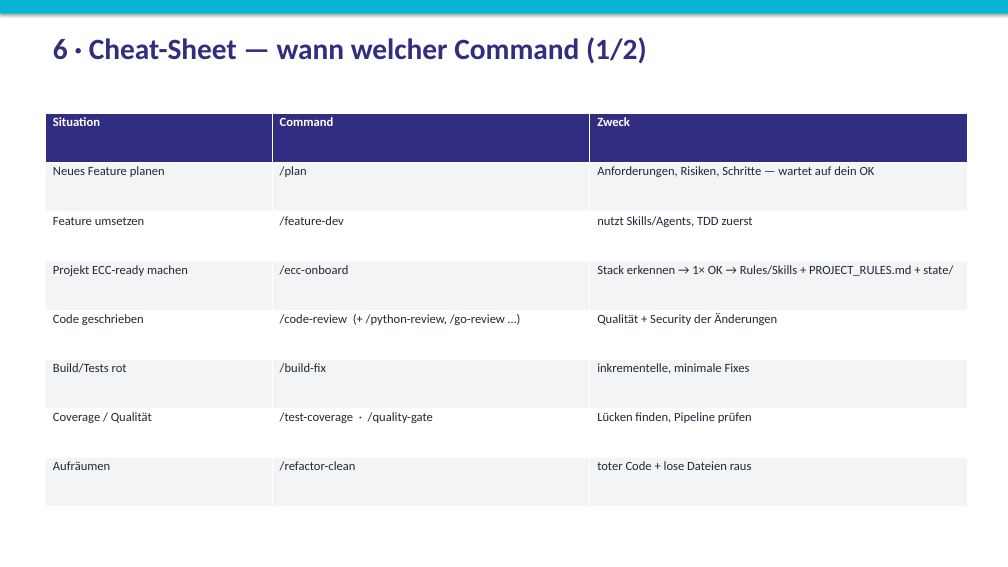
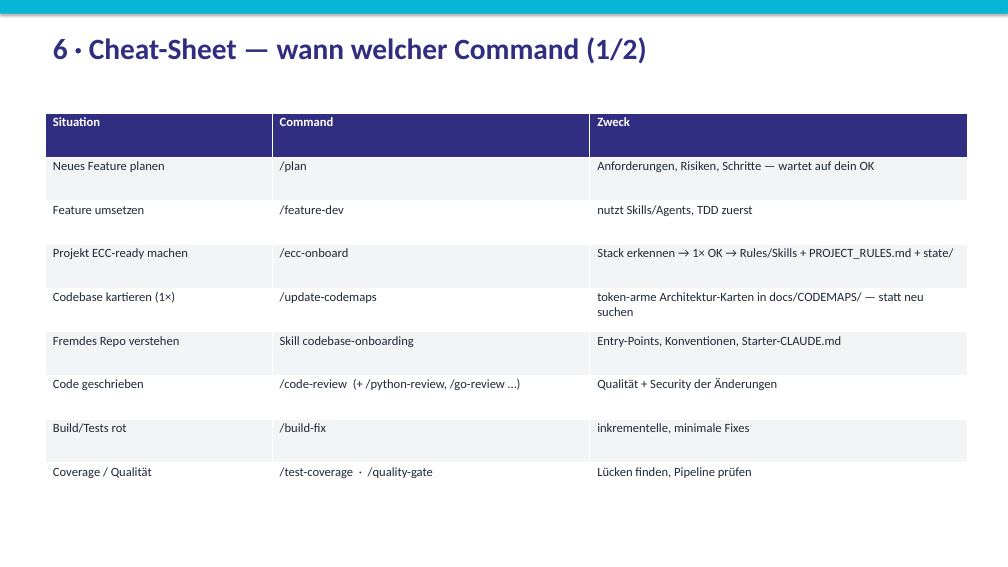
Before and after one commit to Paulee8155/Claude-Code-BestPractice, a slide deck: slide 8 of docs/ECC-Harness-Guide.de.pptx (slide 7 before the commit). Drawn at 1008x567 pixels with LibreOffice and Linux fonts; fonts in the diff are those of the drawing. Boxes give left, top, right and bottom in pixels: in the first picture for what was removed or moved away, otherwise in the second. Text is boxed around its words. In the diff, an @@ line names an element or a change of style, - is before the commit and + after.

```diff
--- a/docs/ECC-Harness-Guide.de.pptx
+++ b/docs/ECC-Harness-Guide.de.pptx
@@ table at (45,113,968,507) @@
+row 5: Codebase kartieren (1×) | /update-codemaps | token-arme Architektur-Karten in docs/CODEMAPS/ — statt neu suchen
+row 6: Fremdes Repo verstehen | Skill codebase-onboarding | Entry-Points, Konventionen, Starter-CLAUDE.md
-row 8: Aufräumen | /refactor-clean | toter Code + lose Dateien raus
```
Also in this commit, not shown: 2 other slides changed, 1 slide added, 2 other files.
